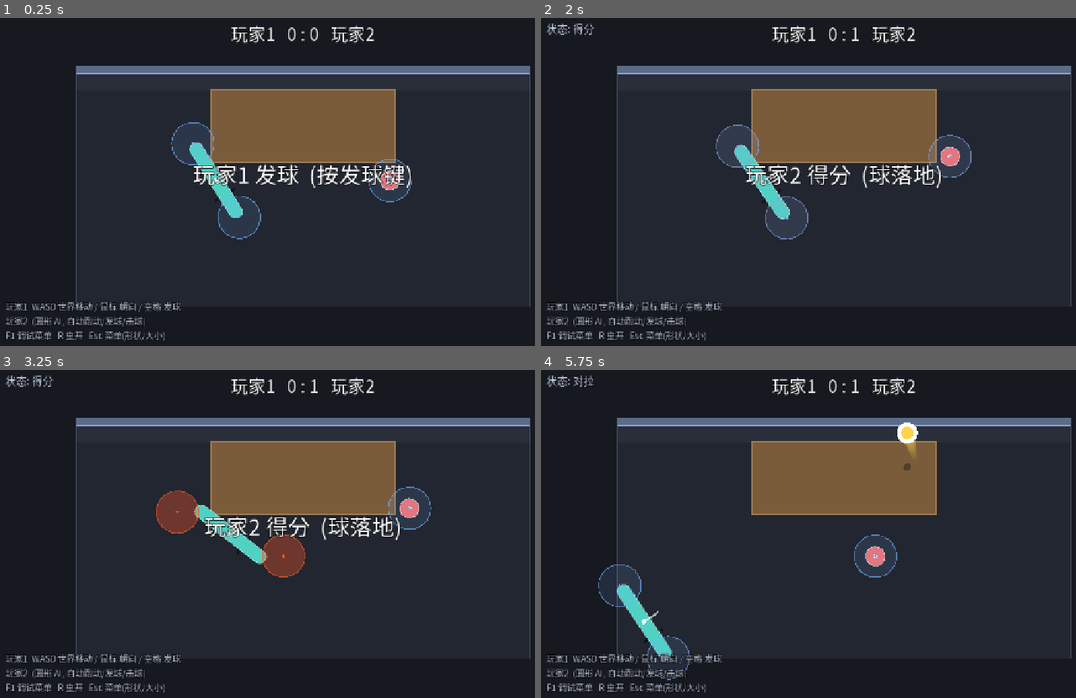
Above: before the commit, frames 1-4 (two rows, left to right).
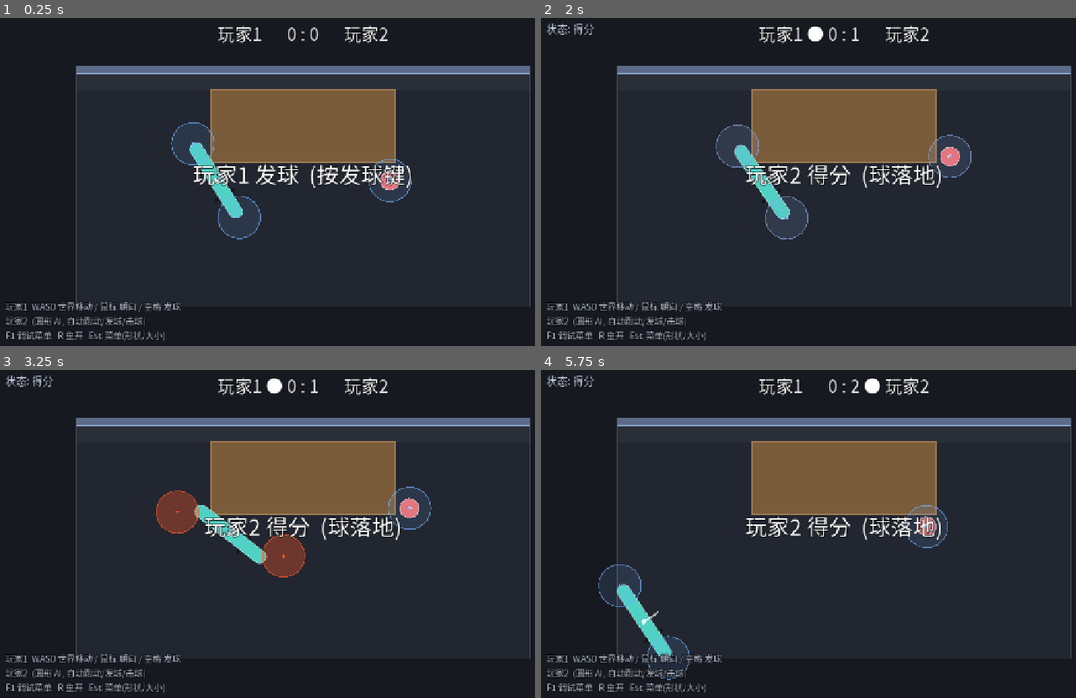
Above: after the commit, the same moments.

Repository: shuperidou/BMA-Arena
Game: Godot game, scene res://scenes/Main.tscn
Two runs of this game, one before a commit and one after it. Both use one fixed random seed, a clock stepped at 60 frames per second and the inputs below.
Inputs (mouse positions are in pixels of both pictures, inside the frame that each line leads up to):
- Up to frame 1 (0.25 s): no input
- Up to frame 2 (2 s): tap Enter at 0.5 s; move the mouse to (979, 168) at 0.52 s; hold D 0.53-1.25 s; tap 2 at 0.6 s; click (979, 168) at 0.67 s; tap Space at 0.77 s; drag from (722, 204) to (813, 254) at 1.27 s
- Up to frame 3 (3.25 s): move the mouse to (363, 461) at 2.02 s; hold D 2.03-2.75 s; tap 4 at 2.1 s; tap Space at 2.75 s; drag from (272, 606) to (117, 484) at 2.77 s
- Up to frame 4 (5.75 s): move the mouse to (1027, 589) at 3.52 s; hold A 3.53-4.25 s; tap 6 at 3.6 s; tap Space at 3.77 s; drag from (658, 484) to (749, 452) at 4.27 s; move the mouse to (872, 537) at 5.02 s; hold S from 5.03 s (still down); tap 8 at 5.1 s; click (872, 537) at 5.17 s

The runs differ from the first frame. In frame 1, 0.6% of the frame differs, in the area x 40-73%, y 2-8%; in frame 2, 0.7%; in frame 3, 0.7%; in frame 4, 3.3%, in the area x 6-77%, y 1-64%.

Commit message:
feat(match): real scoring - score_to_win=5 + match_win_by=2 (deuce), serve_change_every=2 (was every point / never-ending). HUD score shows server marker ; rotation computed before score broadcast

Diff:
--- a/scripts/autoload/game_config.gd
+++ b/scripts/autoload/game_config.gd
@@ -233,9 +233,11 @@
 var smash_hint_enabled: bool = true      ## 球够高且可接时, 在球周围显示"可扣杀"提示
 
 # ============================================================
-#  G. 比赛 (计分/轮换均为临时方案) [TEMP]
-# ============================================================
-var score_to_win: int = 10e7
+#  G. 比赛 (计分 / 发球轮换 / 胜负)
+# ============================================================
+var score_to_win: int = 5               ## 先到这么多分 (且满足 match_win_by 的领先) 获胜
+var match_win_by: int = 2               ## 需领先的分数 (净胜2=deuce); 设 1 = 无 deuce (先到即胜)
+var serve_change_every: int = 2         ## 每打出这么多分, 发球权轮换一次 (1=每分换)
 ## 墙后接球方侧允许的桌弹次数。设计文档: "球在桌上第二次弹起 -> 接球方输"，
 ## 所以设为 1：允许第一次落桌，第 2 次连续落桌即判接球方输 (击球方得分)。
 var receiver_bounce_limit: int = 1
--- a/scripts/match/match.gd
+++ b/scripts/match/match.gd
@@ -226,14 +226,18 @@
 		return
 	scores[winner_index] += 1
 	_evolve_if_enabled(winner_index)
+	# 先算好发球轮换 + 胜负判定, 再广播比分 (否则发球标记会过期)
+	var total: int = scores[1] + scores[2]
+	_match_over_pending = scores[winner_index] >= GameConfig.score_to_win \
+		and scores[winner_index] - scores[3 - winner_index] >= GameConfig.match_win_by
+	if GameConfig.serve_change_every > 0 and total % GameConfig.serve_change_every == 0:
+		server_index = 3 - server_index
 	EventBus.score_changed.emit(scores)
 	EventBus.notify("玩家%d 得分  (%s)" % [winner_index, _reason_text(reason)], GameConfig.point_pause)
 	state = GameTypes.MatchState.POINT_PAUSE
 	_timer = GameConfig.point_pause
 	block_system.active = false
 	ball.state = GameTypes.BallState.INACTIVE
-	_match_over_pending = scores[winner_index] >= GameConfig.score_to_win
-	server_index = 3 - server_index  # TEMP: 暂时一直交替发球
 	EventBus.match_state_changed.emit(state)
 	state_changed.emit(state)
 
--- a/scripts/ui/hud.gd
+++ b/scripts/ui/hud.gd
@@ -166,7 +166,10 @@
 	_msg_timer = duration
 
 func _on_score(scores: Dictionary) -> void:
-	_score_label.text = "玩家1   %d : %d   玩家2" % [scores[1], scores[2]]
+	var serve: int = match_ref.server_index if match_ref != null else 0
+	var m1: String = "●" if serve == 1 else "　"
+	var m2: String = "●" if serve == 2 else "　"
+	_score_label.text = "玩家1 %s %d : %d %s 玩家2" % [m1, scores[1], scores[2], m2]
 
 func _on_state(_s: int) -> void:
 	if match_ref != null:
